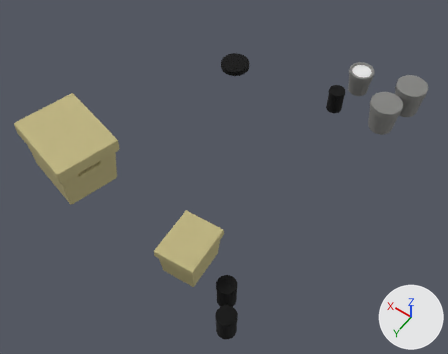
Renders of the OBJ model art room final/art room textures/random objects.obj from each side of a commit.
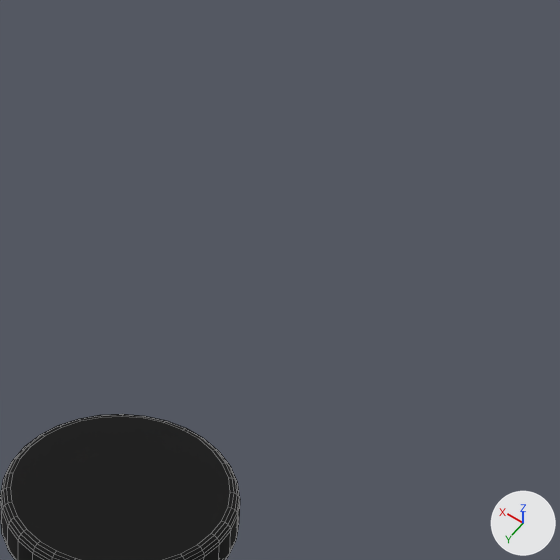
Each version appears first whole from a camera (50 mm lens) standing at (-9.05, 10.2, 19.7) and looking at (-2.05, 0.4, 4.28), and next in a close-up on the part from 49% to 64% of the width and 1% to 20% of the height. The axes (+X, +Y, +Z) are drawn at lower right. The lights are the same throughout. The close-ups show mesh edges as thin lines. Where no turn or scale is listed for an object, it has been applied to the vertices.

The first close-up shows 'random objects'.
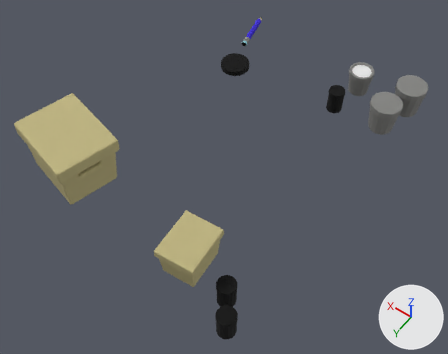
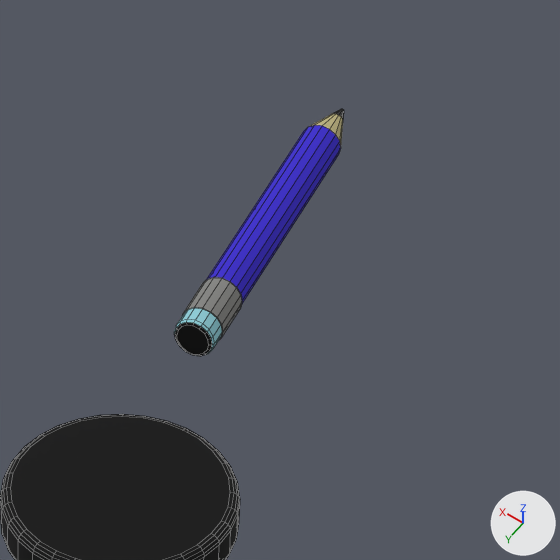
Pixel boxes [x1, y1, x2, y2] of what changed, in the close-ups (560 x 560 px):
'random objects', reshaped
    before: [0, 414, 240, 560]
    after: [0, 109, 344, 560]
part 1 of me_random_objects, added (blue)
    after: [174, 109, 344, 356]

Diff of the bpy script that builds the scene:
```diff
--- a/art room final/art room textures/random objects.obj.py
+++ b/art room final/art room textures/random objects.obj.py
@@ mat_anisotropic4sg @@
+mat_anisotropic4sg = principled_material('anisotropic4SG')
+mat_anisotropic4sg.base_color = (0.04, 0.02, 0.6)  # blue #3827cb
+mat_anisotropic4sg.roughness = 1.0
@@ mat_anisotropic1sg @@
+mat_anisotropic1sg = principled_material('anisotropic1SG')
+mat_anisotropic1sg.base_color = (0.27, 0.6, 0.67)  # cyan #8ecbd6
+mat_anisotropic1sg.roughness = 1.0
@@ me_random_objects @@
 # used by ob_random_objects; location = (0.0, 0.0, 0.0)
-me_random_objects.from_pydata(...)  # 1864 vertices, 1710 faces; spans x -5.87..5.43, y -6.33..5.83, z 1.4..9.82
+me_random_objects.from_pydata(...)  # 2024 vertices, 1856 faces; spans x -5.87..5.43, y -6.59..5.83, z 1.4..9.82
+# me_random_objects part 1: a new loose piece of 160 vertices spanning x 0.71..1.2, y -6.59..-4.84, z 4.53..4.73
 me_random_objects.materials.append(mat_initialshadinggroup)
@@ me_random_objects @@
 me_random_objects.materials.append(mat_anisotropic2sg)
+me_random_objects.materials.append(mat_anisotropic4sg)  # blue #3827cb
+me_random_objects.materials.append(mat_anisotropic1sg)  # cyan #8ecbd6
```
